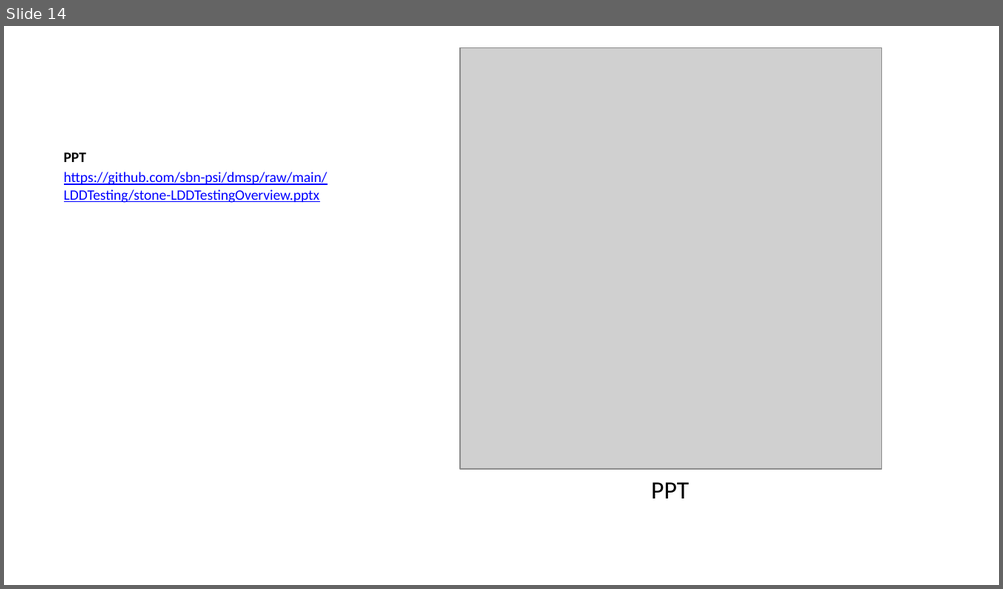
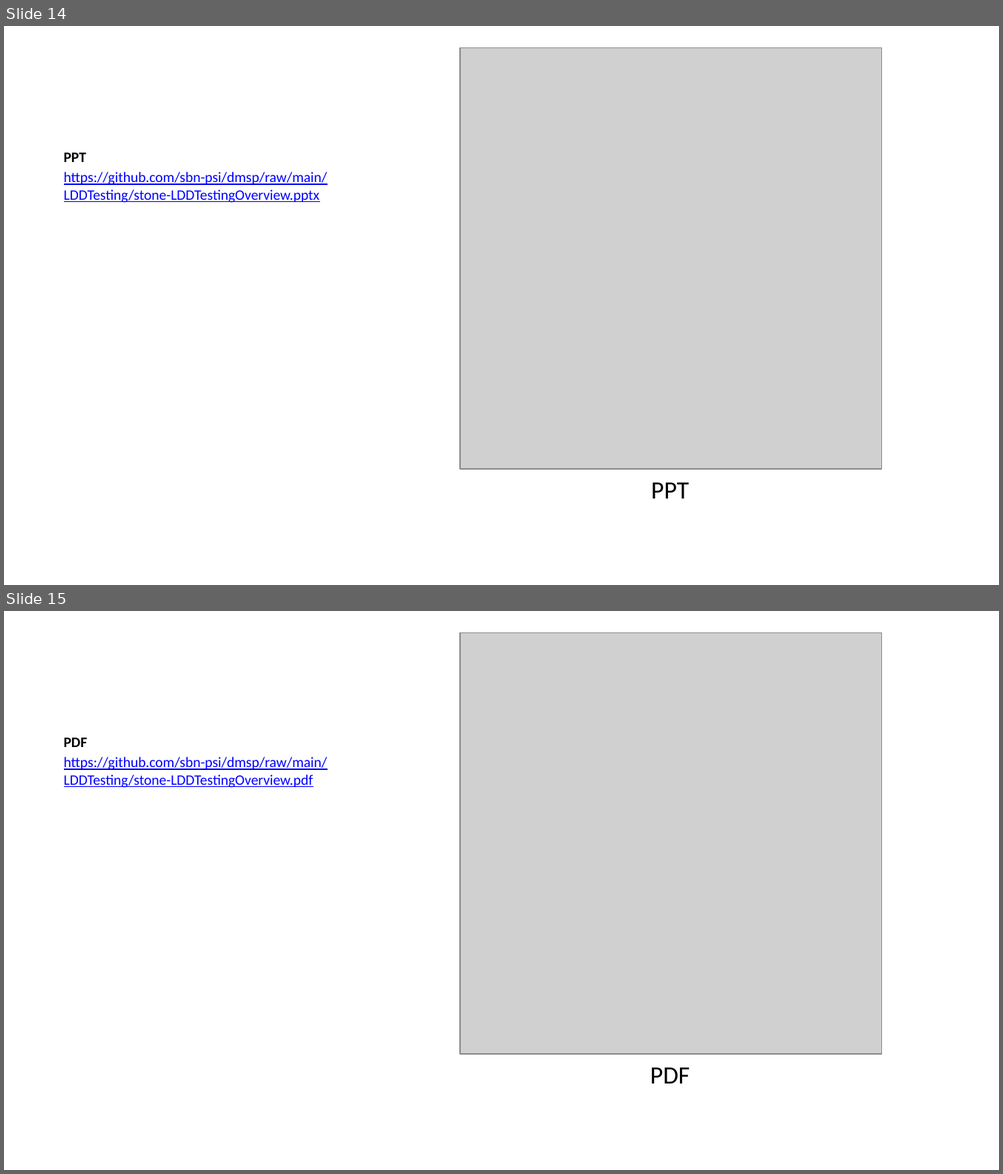
Before and after one commit to sbn-psi/dmsp, a slide deck: LDDTesting/stone-LDDTestingOverview.pptx. Shown one above the other, each under a label of ours: slide 14 before the commit, slides 14 and 15 after it. The pictures are 1003x589 and 1003x1174 pixels, drawn with LibreOffice and Linux fonts; fonts in the diff are those of the drawing; grey boxes stand for pictures. Boxes give left, top, right and bottom in pixels: in the first picture for what was removed or moved away, otherwise in the second. Text is boxed around its words. In the diff, an @@ line names an element or a change of style, - is before the commit and + after.

```diff
--- a/LDDTesting/stone-LDDTestingOverview.pptx
+++ b/LDDTesting/stone-LDDTestingOverview.pptx
@@ slide 15 added at [4,611,999,1170], background #FFFFFF @@
@@ picture added at [460,633,881,1054] @@
@@ text added at [64,738,327,788], 10.5 pt, text #0000FF, underline @@
+PDF
+https://github.com/sbn-psi/dmsp/raw/main/LDDTesting/stone-LDDTestingOverview.pdf
@@ text added at [650,1068,689,1084], 18 pt, text #000000 @@
+PDF
```
Also in this commit, not shown: 9 other files.
